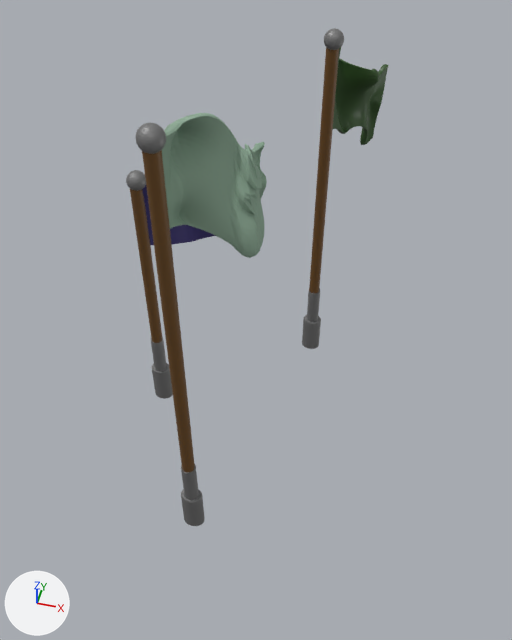
Renders of the Blender file Assets/Blender Assets/flagpoles.blend from each side of a commit.
Rendered twice from a 50 mm camera at (10.4, -16.6, 14.1) aimed at (4.3, 5.9, -8.5). The axes (+X, +Y, +Z) are drawn at lower left. The lights are the same throughout.
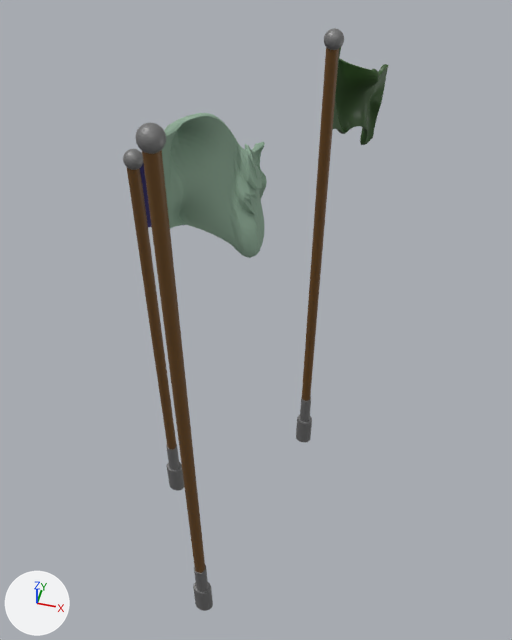
The newer file is also turned or shifted as a whole; pictures and numbers use the older file's frame.

What changed in the scene script:
```text
Change me_cylinder:
    where me_cylinder.from_pydata(...)  # 64 vertices, 34 faces; spans x -1.0..1.0, y -1.0..1.0, z -1.0..1.0
    used by ob_cylinder; location = (3.67, -1.87, -4.09); scale = (0.248, 0.25, 9.15)
    me_cylinder part 1: the whole mesh is scaled about its middle by (1, 1, 1.25), then moved by (0.0, 0.0, -0.25)
Change me_cylinder_001:
    where me_cylinder_001.from_pydata(...)  # 64 vertices, 34 faces; spans x -1.0..1.0, y -1.0..1.0, z -1.0..1.0
    used by ob_cylinder_001; location = (0.0, 4.34, -7.01); scale = (0.248, 0.25, 6.09)
    me_cylinder_001 part 2: the whole mesh is scaled about its middle by (1, 1, 1.46), then moved by (0.0, 0.0, -0.31)
Change me_cylinder_002:
    where me_cylinder_002.from_pydata(...)  # 64 vertices, 34 faces; spans x -1.0..1.0, y -1.0..1.0, z -1.0..1.0
    used by ob_cylinder_002; location = (6.29, 9.64, -5.13); scale = (0.248, 0.25, 8.1)
    me_cylinder_002 part 3: the whole mesh is scaled about its middle by (1, 1, 1.31), then moved by (0.0, 0.0, -0.31)
Change ob_cube_001:
    ob_cube_001.location: (2.04, 6.05, -2.68) -> (2.04, 6.05, -1.77)
Change ob_cylinder_003:
    ob_cylinder_003.location: (3.67, -1.87, -11.38) -> (3.67, -1.87, -19.71)
Change ob_cylinder_004:
    ob_cylinder_004.location: (3.67, -1.87, -12.36) -> (3.67, -1.87, -20.69)
Change ob_cylinder_005:
    ob_cylinder_005.location: (-0.02, 4.34, -12.3) -> (-0.02, 4.34, -20.58)
Change ob_cylinder_006:
    ob_cylinder_006.location: (-0.02, 4.34, -11.32) -> (-0.02, 4.34, -19.6)
Change ob_cylinder_007:
    ob_cylinder_007.location: (6.31, 9.64, -12.36) -> (6.31, 9.64, -20.69)
Change ob_cylinder_008:
    ob_cylinder_008.location: (6.31, 9.64, -11.38) -> (6.31, 9.64, -19.71)
Change ob_sphere_002:
    ob_sphere_002.location: (0.04, 4.36, -0.83) -> (0.04, 4.36, 0.08)
```

Pixel boxes [x1, y1, x2, y2] of what changed, in the pictures (512 x 640 px):
'Cylinder', mesh rescaled: before [142, 150, 195, 472]; after [142, 150, 205, 573]
'Cylinder.002', mesh rescaled: before [309, 47, 339, 293]; after [302, 47, 339, 401]
'Cylinder.001', mesh rescaled: before [130, 189, 163, 343]; after [127, 168, 176, 449]
'Cylinder.004', moved: before [181, 489, 205, 526]; after [193, 582, 213, 611]
'Cube.001', moved: before [142, 185, 215, 246]; after [140, 163, 180, 227]
'Cylinder.005', moved: before [152, 363, 173, 399]; after [167, 462, 184, 490]
'Cylinder.007', moved: before [302, 315, 321, 349]; after [296, 415, 312, 442]
'Sphere.002', moved: before [126, 170, 146, 191]; after [123, 149, 143, 170]
'Cylinder.003', moved: before [181, 463, 199, 500]; after [194, 565, 208, 592]
'Cylinder.006', moved: before [151, 337, 167, 371]; after [166, 444, 180, 470]
'Cylinder.008', moved: before [307, 288, 320, 322]; after [300, 396, 311, 422]
